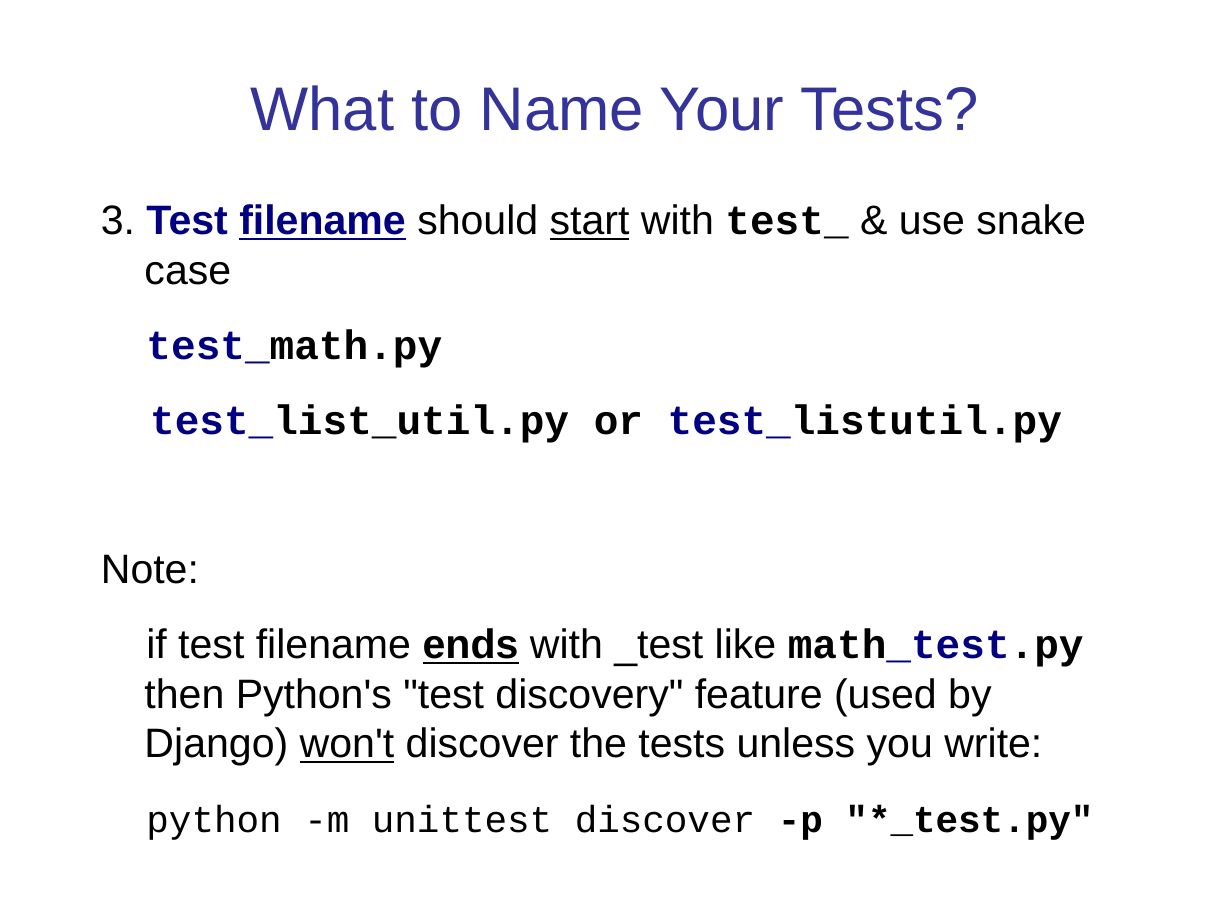
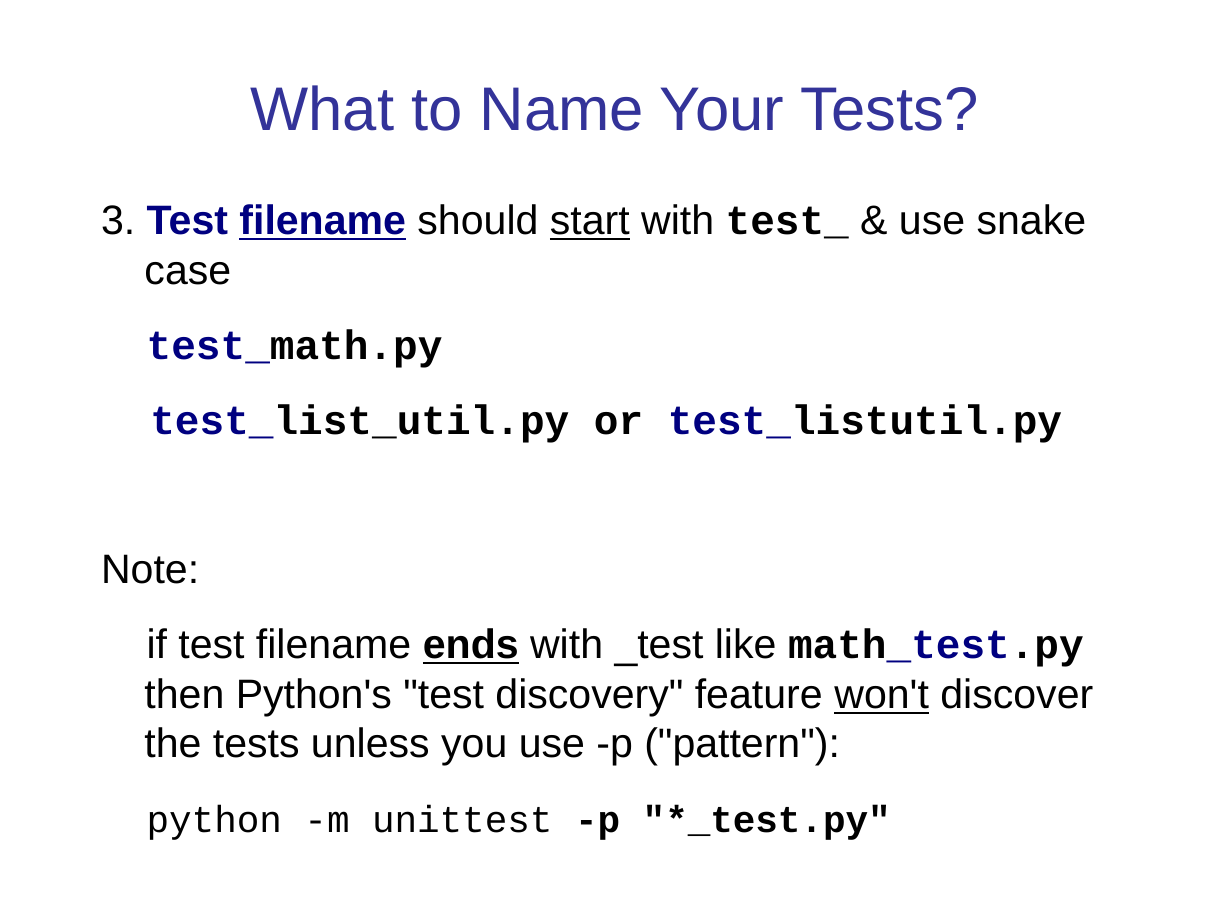
Before and after one commit to cpske/ISP, a slide deck: slide 28 of testing/PythonUnitTesting.ppt (slide 27 before the commit). Drawn at 1232x924 pixels with LibreOffice and Linux fonts; fonts in the diff are those of the drawing. Boxes give left, top, right and bottom in pixels: in the first picture for what was removed or moved away, otherwise in the second. Text is boxed around its words. In the diff, an @@ line names an element or a change of style, - is before the commit and + after.

Commit message:
update presentation on unittesting in python

```diff
--- a/testing/PythonUnitTesting.ppt
+++ b/testing/PythonUnitTesting.ppt
@@ text at [144, 628, 1093, 840]: text changed @@
-if test filename ends with _test like math_test.py then Python's "test discovery" feature (used by Django) won't discover the tests unless you write:
-python -m unittest discover -p "*_test.py"
+if test filename ends with _test like math_test.py then Python's "test discovery" feature won't discover the tests unless you use -p ("pattern"):
+python -m unittest -p "*_test.py"
```
Also in this commit, not shown: 6 other slides changed, 5 slides added, 1 slide removed, 6 other files.
